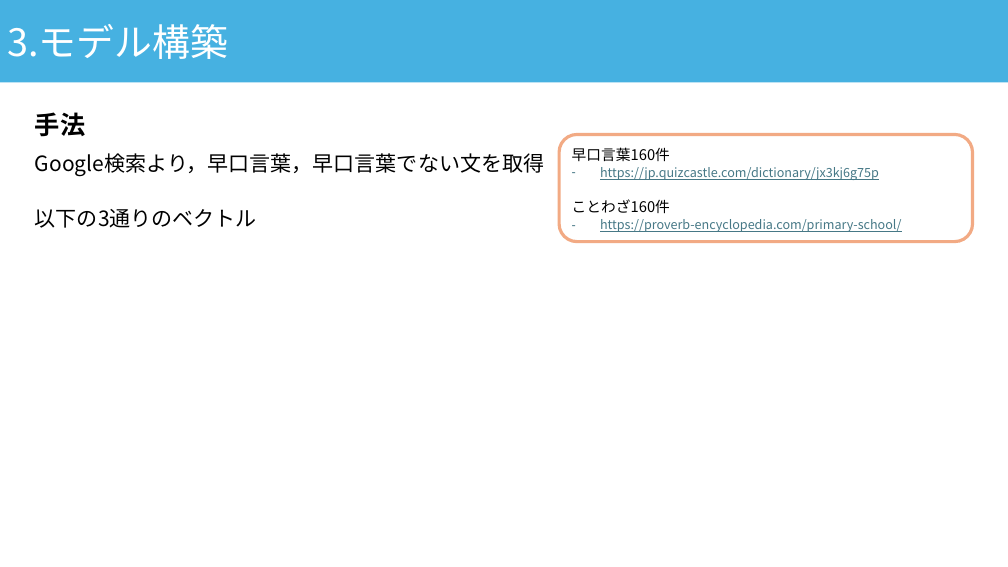
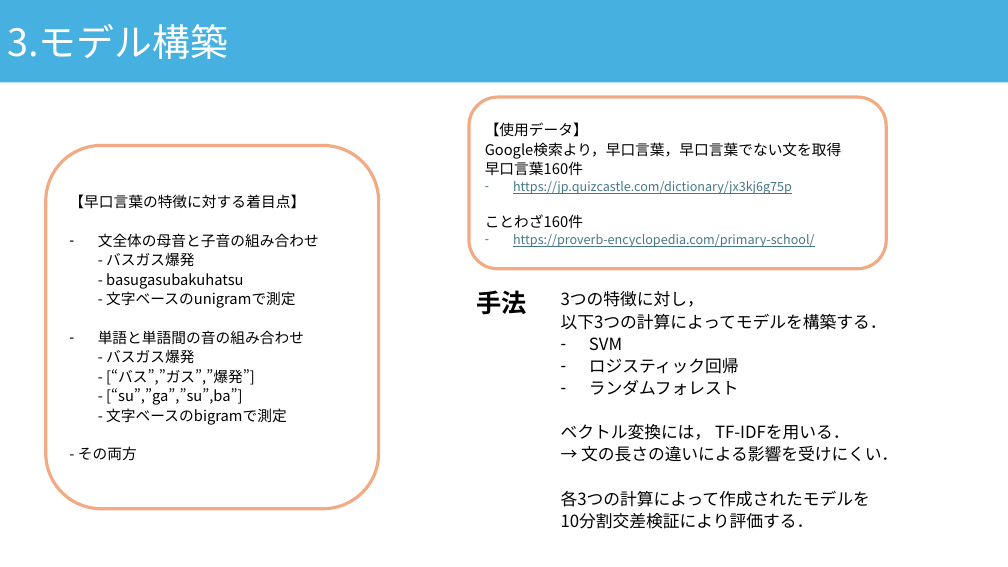
Before and after one commit to asn407/20241221, a slide deck: slide 13 of 年末発表.pptx. Drawn at 1008x567 pixels with LibreOffice and Linux fonts; fonts in the diff are those of the drawing. Boxes give left, top, right and bottom in pixels: in the first picture for what was removed or moved away, otherwise in the second. Text is boxed around its words. In the diff, an @@ line names an element or a change of style, - is before the commit and + after.

```diff
--- a/年末発表.pptx
+++ b/年末発表.pptx
@@ rounded rectangle "【使用データ】": place and size @@
-rounded rectangle "【使用データ】" at (560, 135, 973, 242)
+rounded rectangle "【使用データ】" at (469, 97, 886, 268)
@@ rounded rectangle added at (46, 145, 379, 509), outline #F2AA84 3 pt, 14 pt, text #000000 @@
+【早口言葉の特徴に対する着目点】
+– 文全体の母音と子音の組み合わせ
+  - バスガス爆発
+  - basugasubakuhatsu
+  - 文字ベースのunigramで測定
+– 単語と単語間の音の組み合わせ
+  - バスガス爆発
+  - [“バス”,”ガス”,”爆発”]
+  - [“su”,”ga”,”su”,ba”]
+  - 文字ベースのbigramで測定
+- その両方
@@ text in rounded rectangle at (485, 122, 842, 159): paragraphs added @@
+【使用データ】
+Google検索より，早口言葉，早口言葉でない文を取得
@@ text removed at (35, 153, 544, 228) @@
-Google検索より，早口言葉，早口言葉でない文を取得
-以下の3通りのベクトル
@@ text "手法": place and size @@
-text "手法" at (35, 112, 85, 137)
+text "手法" at (476, 290, 526, 315)
@@ text added at (561, 291, 898, 529), 16 pt, text #000000 @@
+3つの特徴に対し，
+以下3つの計算によってモデルを構築する．
+– SVM
+– ロジスティック回帰
+– ランダムフォレスト
+ベクトル変換には， TF-IDFを用いる．
+→ 文の長さの違いによる影響を受けにくい．
+各3つの計算によって作成されたモデルを
+10分割交差検証により評価する．
```
Also in this commit, not shown: 1 other slide changed, 2 slides added, 1 slide removed, 1 other file.
